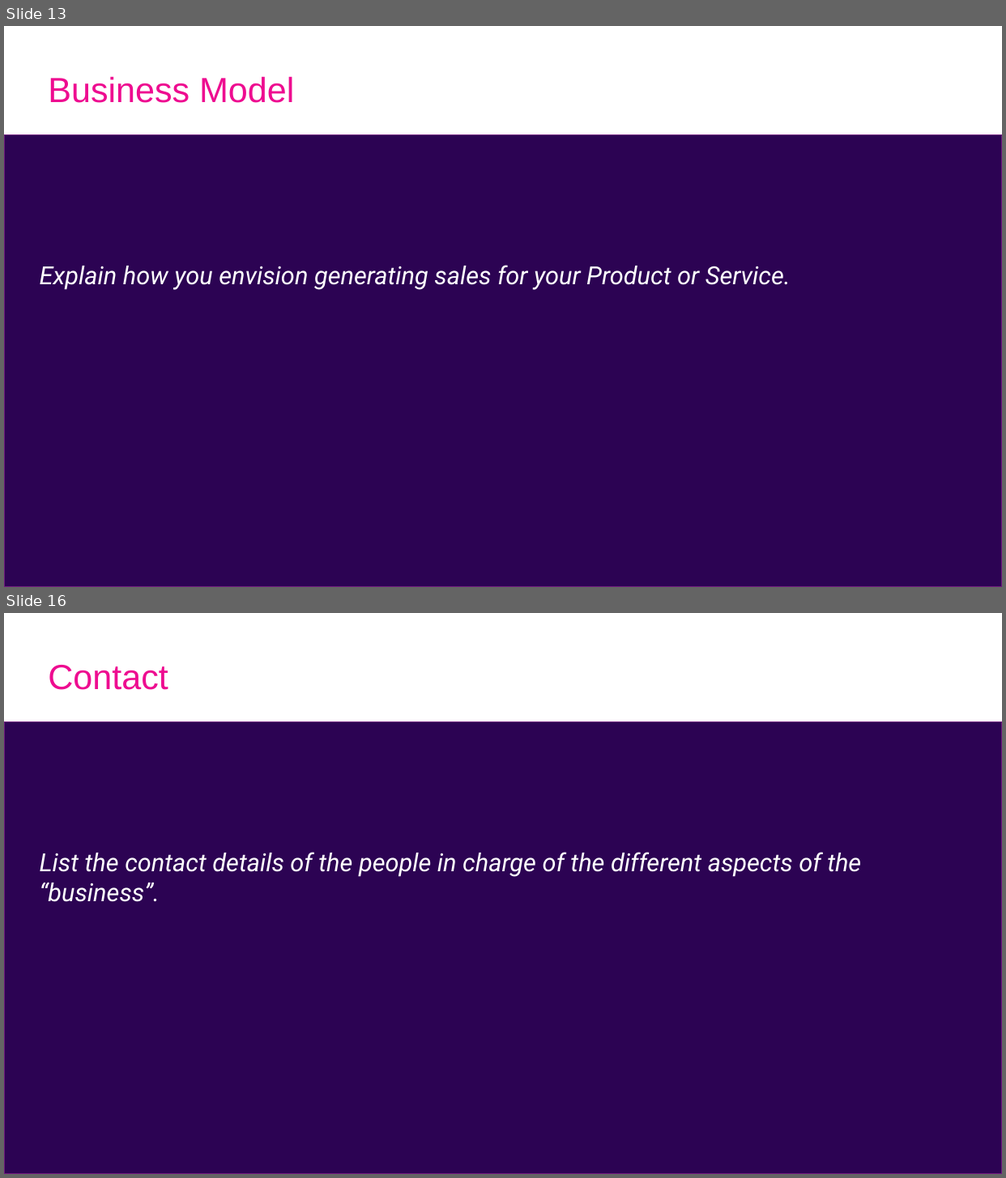
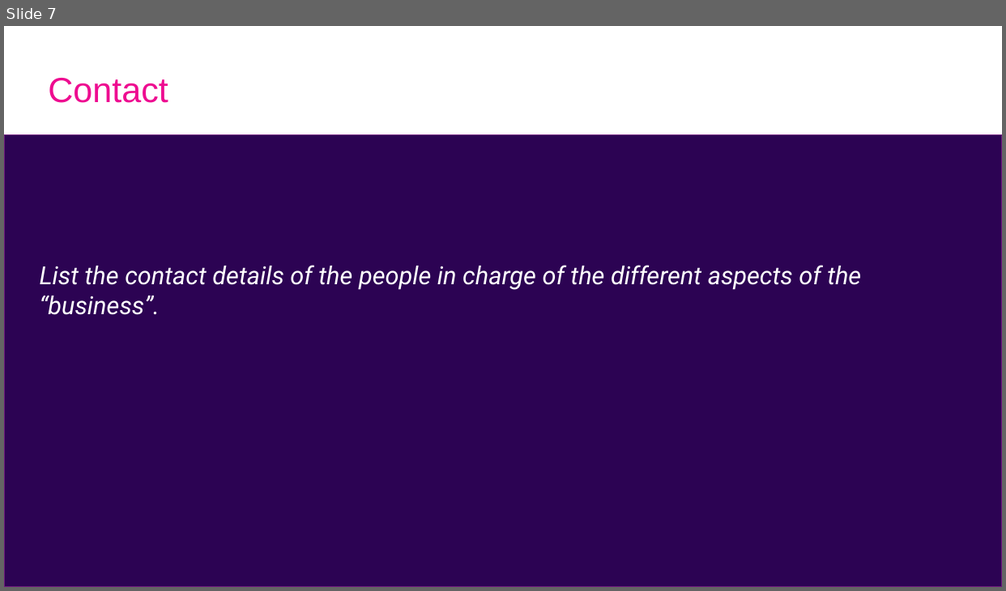
Before and after one commit to Eclipse-SDV-Hackathon-Chapter-Two/ASAP, a slide deck: SDV_Hackathon_Pitching_ASAP.pptx. Shown one above the other, each under a label of ours: slides 13 and 16 before the commit, slide 7 after it; the slides between them are not shown. The pictures are 1006x1178 and 1006x591 pixels, drawn with LibreOffice and Linux fonts; fonts in the diff are those of the drawing. Boxes give left, top, right and bottom in pixels: in the first picture for what was removed or moved away, otherwise in the second. Text is boxed around its words. In the diff, an @@ line names an element or a change of style, - is before the commit and + after.

```diff
--- a/SDV_Hackathon_Pitching_ASAP.pptx
+++ b/SDV_Hackathon_Pitching_ASAP.pptx
@@ slide 13 removed at (x1=4, y1=26, x2=1002, y2=587), background #FFFFFF @@
@@ title removed at (x1=48, y1=76, x2=294, y2=103) @@
-Business Model
@@ rectangle removed at (x1=4, y1=135, x2=1002, y2=587) @@
@@ text removed at (x1=40, y1=265, x2=791, y2=290) @@
-Explain how you envision generating sales for your Product or Service.
@@ what was slide 16 is now slide 7 @@
```
Also in this commit, not shown: 4 slides changed, 3 slides added, 11 other slides removed.
